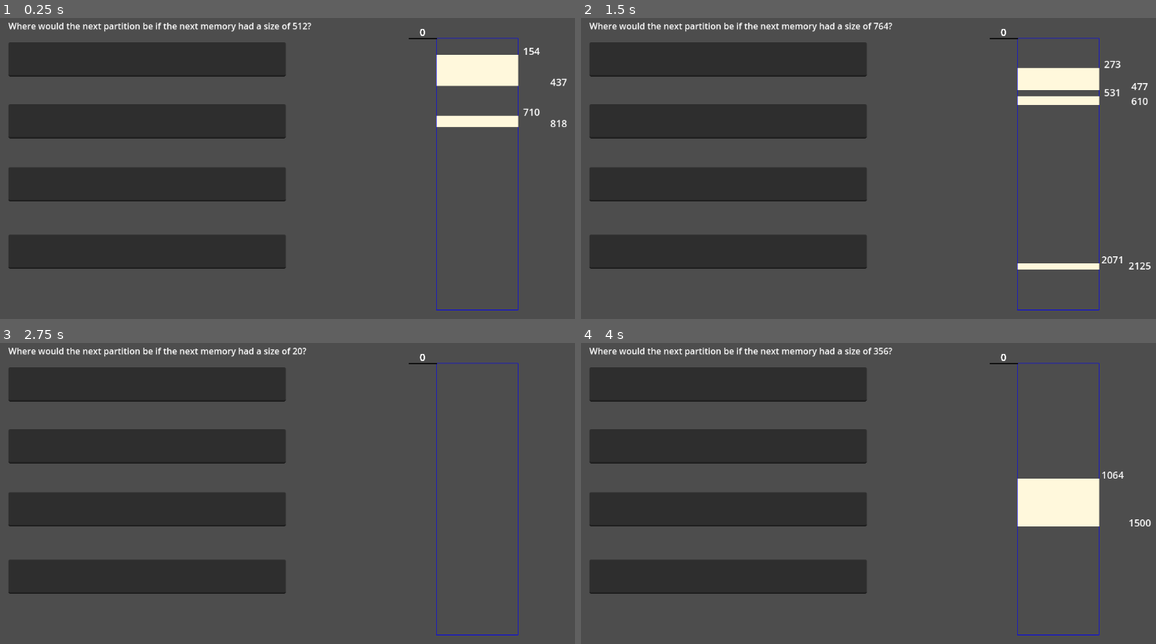
Above: before the commit, frames 1-4 (two rows, left to right).
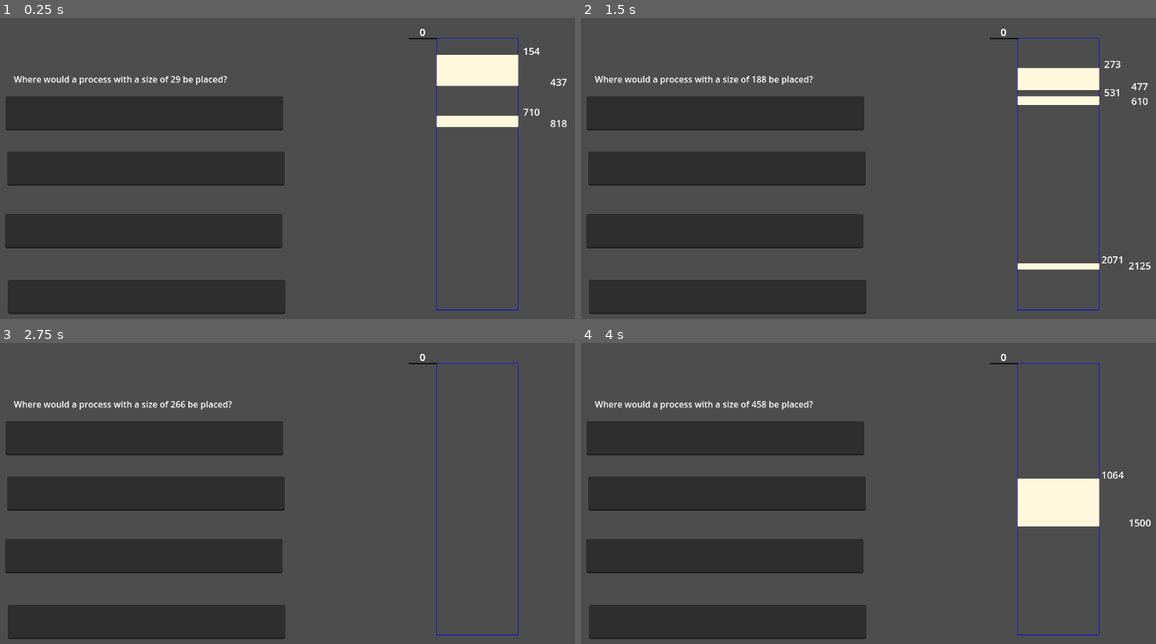
Above: after the commit, the same moments.

Repository: jneedles49/operating_systems_game
Game: Godot game, scene res://table.tscn
Same seed, same stepped clock (60 frames per second), same inputs: the game is played once before the commit and once after it. This scene is started directly instead of the project's main scene.
Inputs:
- Up to frame 1 (0.25 s): no input
- Up to frame 2 (1.5 s): tap Enter at 0.5 s; tap R (reset) at 1.25 s
- Up to frame 3 (2.75 s): tap R (reset) at 2 s
- Up to frame 4 (4 s): tap R (reset) at 2.75, 3.5 s

The runs differ from the first frame. In frame 1, 26% of the frame differs, in the area x 0-55%, y 1-99%; in frame 2, 26%; in frame 3, 26%; in frame 4, 26%.

Commit message:
fixed partitions, added info on starting screen

Diff:
--- /dev/null
+++ b/global_script.gd
@@ -0,0 +1,3 @@
+extends Node
+
+var selectedAlgorithm
--- a/project.godot
+++ b/project.godot
@@ -15,6 +15,10 @@
 config/features=PackedStringArray("4.2", "Forward Plus")
 config/icon="res://icon.svg"
 
+[autoload]
+
+GlobalScript="*res://global_script.gd"
+
 [input]
 
 reset={
--- a/rectangle.gd
+++ b/rectangle.gd
@@ -7,13 +7,14 @@
 @export var source_rect = Rect2 (850.0, 100.0, 150.0, 500.0)
 @onready var label = [$Label1,$Label2,$Label3,$Label4]
 @onready var user_text = [$LineEditOne,$LineEditTwo,$LineEditThree,$LineEditFour]
+@onready var labelType = $LabelType
 
 #TODO: make sure to check for correctness within the algorithm
 #TODO: calculate # of points
 var default_font: Font = ThemeDB.fallback_font;
 
 var number_selector = RandomNumberGenerator.new()
-var selected_number = [number_selector.randi_range(1, 1500),number_selector.randi_range(1, 1500),number_selector.randi_range(1, 1500),number_selector.randi_range(1, 1500)]
+var selected_number = [number_selector.randi_range(1, 501),number_selector.randi_range(1, 501),number_selector.randi_range(1, 501),number_selector.randi_range(1, 501)]
 
 var first_selected_start_partition = number_selector.randi_range(0,500)
 var first_selected_end_partition = number_selector.randi_range(1,500)
@@ -41,7 +42,8 @@
 
 # Called when the node enters the scene tree for the first time.
 func _ready():
-	label[0].text = "Where would the next partition be if the next memory had a size of " + str(selected_number[0]) + "?"
+	selectedAlgorithm(GlobalScript.selectedAlgorithm)
+	label[0].text = "Where would a process with a size of " + str(selected_number[0]) + " be placed?"
 	user_text[0].connect("text_entered", Callable(self, "_on_line_edit_text_submitted"))
 
 # Called every frame. 'delta' is the elapsed time since the previous frame.
@@ -61,7 +63,7 @@
 				user_value[0] = int(first_user_text)
 				scaled_value[0] = int(user_value[0]/5)
 				answerable[0] = false
-			label[1].text = "Where would the next partition be if the next memory had a size of " + str(selected_number[1]) + "?"
+			label[1].text = "Where would a process with a size of " + str(selected_number[1]) + " be placed?"
 			user_text[1].connect("text_entered", Callable(self, "_on_line_edit_text_submitted"))
 
 	var second_user_text = user_text[1].get_text()
@@ -75,7 +77,7 @@
 				user_value[1] = int(second_user_text)
 				scaled_value[1] = int(user_value[1]/5)
 				answerable[1] = false
-			label[2].text = "Where would the next partition be if the next memory had a size of " + str(selected_number[2]) + "?"
+			label[2].text = "Where would a process with a size of " + str(selected_number[2]) + " be placed?"
 			user_text[2].connect("text_entered", Callable(self, "_on_line_edit_text_submitted"))
 
 	var third_user_text = user_text[2].get_text()
@@ -89,7 +91,7 @@
 				user_value[2] = int(third_user_text)
 				scaled_value[2] = int(user_value[2]/5)
 				answerable[2] = false
-			label[3].text = "Where would the next partition be if the next memory had a size of " + str(selected_number[3]) + "?"
+			label[3].text = "Where would a process with a size of " + str(selected_number[3]) + " be placed?"
 			user_text[3].connect("text_entered", Callable(self, "_on_line_edit_text_submitted"))
 
 	var fourth_user_text = user_text[3].get_text()
@@ -113,16 +115,13 @@
 	_draw_answers()
 
 func _draw_answers():
-
-	#TODO: make answers appear one after the other
-	#TODO: once they submit an answer, shouldnt be able to go back
 	#draw first answer
 	draw_line(Vector2(x_pos,y_pos+scaled_value[0]),Vector2(x_pos+50,y_pos+scaled_value[0]), Color.BLACK, -1.0, true)
 	draw_string(default_font, Vector2(x_pos,y_pos+scaled_value[0]-5), str(user_value[0]), HORIZONTAL_ALIGNMENT_CENTER,50, 18)
 	if(answered[0] == true):
 		draw_rect(Rect2(x_pos+50,y_pos+scaled_value[0],150,selected_number[0]/5), Color.CADET_BLUE, true, -1.0)
 		draw_line(Vector2(x_pos-50,y_pos+scaled_value[0]+selected_number[0]/5),Vector2(x_pos+50,y_pos+scaled_value[0]+selected_number[0]/5), Color.BLACK, -1.0, true)
-		draw_string(default_font, Vector2(x_pos-50,y_pos+scaled_value[0]+selected_number[0]/5),str(selected_number[0]), HORIZONTAL_ALIGNMENT_CENTER, 50, 18)
+		draw_string(default_font, Vector2(x_pos-50,y_pos+scaled_value[0]+selected_number[0]/5),str(selected_number[0]+user_value[0]), HORIZONTAL_ALIGNMENT_CENTER, 50, 18)
 
 
 	#draw second answer
@@ -131,7 +130,7 @@
 	if(answered[1] == true):
 		draw_rect(Rect2(x_pos+50,y_pos+scaled_value[1],150,selected_number[1]/5), Color.CADET_BLUE, true, -1.0)
 		draw_line(Vector2(x_pos-50,y_pos+scaled_value[1]+selected_number[1]/5),Vector2(x_pos+50,y_pos+scaled_value[1]+selected_number[1]/5), Color.BLACK, -1.0, true)
-		draw_string(default_font, Vector2(x_pos-50,y_pos+scaled_value[1]+selected_number[1]/5),str(selected_number[1]), HORIZONTAL_ALIGNMENT_CENTER, 50, 18)
+		draw_string(default_font, Vector2(x_pos-50,y_pos+scaled_value[1]+selected_number[1]/5),str(selected_number[1]+user_value[1]), HORIZONTAL_ALIGNMENT_CENTER, 50, 18)
 
 	#draw third answer
 	draw_line(Vector2(x_pos,y_pos+scaled_value[2]),Vector2(x_pos+50,y_pos+scaled_value[2]), Color.BLACK, -1.0, true)
@@ -139,7 +138,7 @@
 	if(answered[2] == true):
 		draw_rect(Rect2(x_pos+50,y_pos+scaled_value[2],150,selected_number[2]/5), Color.CADET_BLUE, true, -1.0)
 		draw_line(Vector2(x_pos-50,y_pos+scaled_value[2]+selected_number[2]/5),Vector2(x_pos+50,y_pos+scaled_value[2]+selected_number[2]/5), Color.BLACK, -1.0, true)
-		draw_string(default_font, Vector2(x_pos-50,y_pos+scaled_value[2]+selected_number[2]/5),str(selected_number[2]), HORIZONTAL_ALIGNMENT_CENTER, 50, 18)
+		draw_string(default_font, Vector2(x_pos-50,y_pos+scaled_value[2]+selected_number[2]/5),str(selected_number[2]+user_value[2]), HORIZONTAL_ALIGNMENT_CENTER, 50, 18)
 
 	#draw fourth answer
 	draw_line(Vector2(x_pos,y_pos+scaled_value[3]),Vector2(x_pos+50,y_pos+scaled_value[3]), Color.BLACK, -1.0, true)
@@ -147,7 +146,7 @@
 	if(answered[3] == true):
 		draw_rect(Rect2(x_pos+50,y_pos+scaled_value[3],150,selected_number[3]/5), Color.CADET_BLUE, true, -1.0)
 		draw_line(Vector2(x_pos-50,y_pos+scaled_value[3]+selected_number[3]/5),Vector2(x_pos+50,y_pos+scaled_value[3]+selected_number[3]/5), Color.BLACK, -1.0, true)
-		draw_string(default_font, Vector2(x_pos-50,y_pos+scaled_value[3]+selected_number[3]/5),str(selected_number[3]), HORIZONTAL_ALIGNMENT_CENTER, 50, 18)
+		draw_string(default_font, Vector2(x_pos-50,y_pos+scaled_value[3]+selected_number[3]/5),str(selected_number[3]+user_value[3]), HORIZONTAL_ALIGNMENT_CENTER, 50, 18)
 
 func  _draw_partitions():
 	if first_selected_end_partition < first_selected_start_partition:
@@ -225,3 +224,16 @@
 		draw_string(default_font, Vector2(x_pos+250,y_pos+scaled_end_partition), str(fifth_selected_end_partition), HORIZONTAL_ALIGNMENT_CENTER, 50, 18)
 		drawn[4] = true;
 		queue_redraw()
+func selectedAlgorithm(int):
+	if GlobalScript.selectedAlgorithm == 0:
+		labelType.text = "You are practicing: First Fit
+		Use N/A if there is not a valid answer."
+	if GlobalScript.selectedAlgorithm == 1:
+		labelType.text = "You are practicing: Next Fit
+		Use N/A if there is not a valid answer."
+	if GlobalScript.selectedAlgorithm == 2:
+		labelType.text = "You are practicing: Best Fit
+		Use N/A if there is not a valid answer."
+	if GlobalScript.selectedAlgorithm == 3:
+		labelType.text = "You are practicing: Worst Fit
+		Use N/A if there is not a valid answer."
--- a/startingScreen.gd
+++ b/startingScreen.gd
@@ -18,16 +18,16 @@
 	selector = editor.get_text()
 	print(selector)
 	if selector == '0':
-		setAlgorithm(0)
+		GlobalScript.selectedAlgorithm = 0
 		get_tree().change_scene_to_file("res://table.tscn")
 	elif selector == "1":
-		setAlgorithm(1)
+		GlobalScript.selectedAlgorithm = 1
 		get_tree().change_scene_to_file("res://table.tscn")
 	elif selector == "2":
-		setAlgorithm(2)
+		GlobalScript.selectedAlgorithm = 2
 		get_tree().change_scene_to_file("res://table.tscn")
 	elif selector == "3":
-		setAlgorithm(3)
+		GlobalScript.selectedAlgorithm = 3
 		get_tree().change_scene_to_file("res://table.tscn")
 	else:
 		label.text = "Please select a valid number.
@@ -36,6 +36,3 @@
 	2- Best Fit
 	3- Worst Fit"
 		get_tree().reload_current_scene()
-
-func setAlgorithm(selected):
-	if selected == '0':
--- a/table.tscn
+++ b/table.tscn
@@ -6,53 +6,59 @@
 script = ExtResource("1_s51ek")
 
 [node name="LineEditOne" type="LineEdit" parent="."]
-offset_left = 63.0
-offset_top = 107.0
-offset_right = 573.0
-offset_bottom = 170.0
+offset_left = 58.0
+offset_top = 206.0
+offset_right = 568.0
+offset_bottom = 269.0
 
 [node name="LineEditTwo" type="LineEdit" parent="."]
-offset_left = 63.0
-offset_top = 221.0
-offset_right = 573.0
-offset_bottom = 284.0
+offset_left = 61.0
+offset_top = 308.0
+offset_right = 571.0
+offset_bottom = 371.0
 
 [node name="LineEditThree" type="LineEdit" parent="."]
-offset_left = 63.0
-offset_top = 337.0
-offset_right = 573.0
-offset_bottom = 400.0
+offset_left = 57.0
+offset_top = 423.0
+offset_right = 567.0
+offset_bottom = 486.0
 
 [node name="LineEditFour" type="LineEdit" parent="."]
-offset_left = 63.0
-offset_top = 461.0
-offset_right = 573.0
-offset_bottom = 524.0
+offset_left = 62.0
+offset_top = 544.0
+offset_right = 572.0
+offset_bottom = 607.0
+
+[node name="LabelType" type="Label" parent="."]
+offset_left = 68.0
+offset_top = 73.0
+offset_right = 552.0
+offset_bottom = 102.0
 
 [node name="Label1" type="Label" parent="."]
-offset_left = 63.0
-offset_top = 65.0
-offset_right = 547.0
-offset_bottom = 94.0
+offset_left = 73.0
+offset_top = 163.0
+offset_right = 557.0
+offset_bottom = 192.0
 
 [node name="Label2" type="Label" parent="."]
-offset_left = 63.0
-offset_top = 183.0
-offset_right = 547.0
-offset_bottom = 212.0
+offset_left = 70.0
+offset_top = 276.0
+offset_right = 554.0
+offset_bottom = 305.0
 
 [node name="Label3" type="Label" parent="."]
-offset_left = 63.0
-offset_top = 298.0
-offset_right = 547.0
-offset_bottom = 327.0
+offset_left = 69.0
+offset_top = 388.0
+offset_right = 553.0
+offset_bottom = 417.0
 text = " "
 
 [node name="Label4" type="Label" parent="."]
-offset_left = 63.0
-offset_top = 418.0
-offset_right = 547.0
-offset_bottom = 447.0
+offset_left = 80.0
+offset_top = 508.0
+offset_right = 564.0
+offset_bottom = 537.0
 
 [connection signal="text_submitted" from="LineEditOne" to="." method="_on_line_edit_text_submitted"]
 [connection signal="text_submitted" from="LineEditTwo" to="." method="_on_line_edit_text_submitted"]
